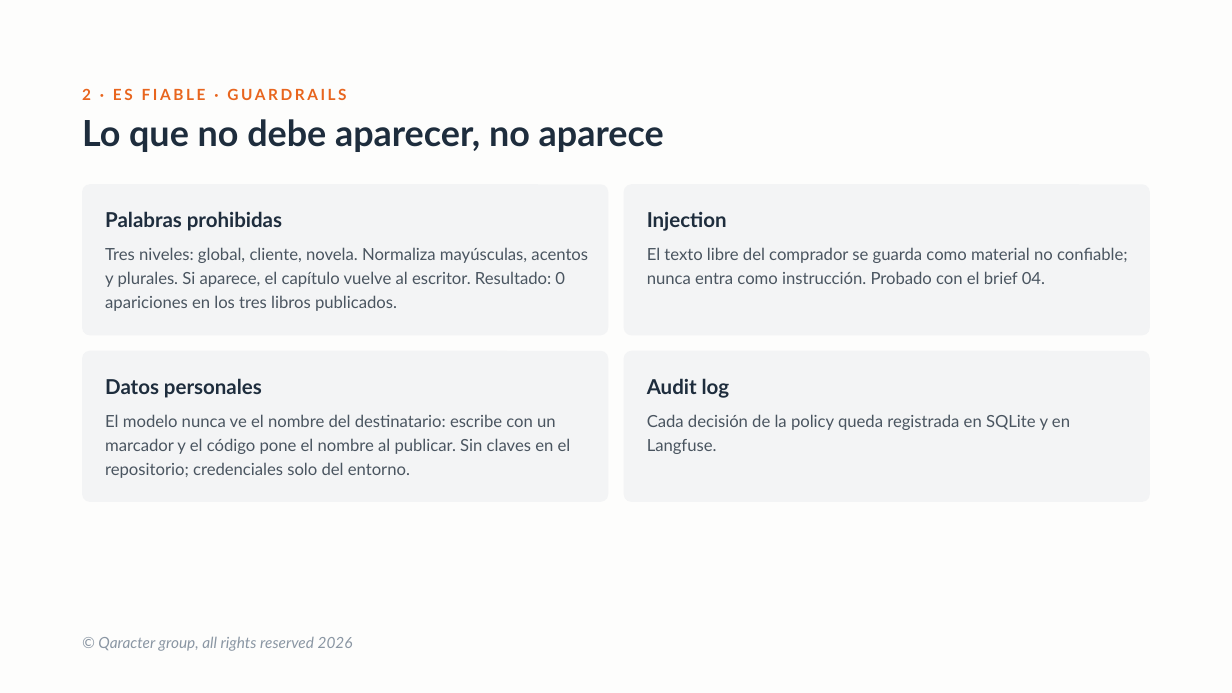
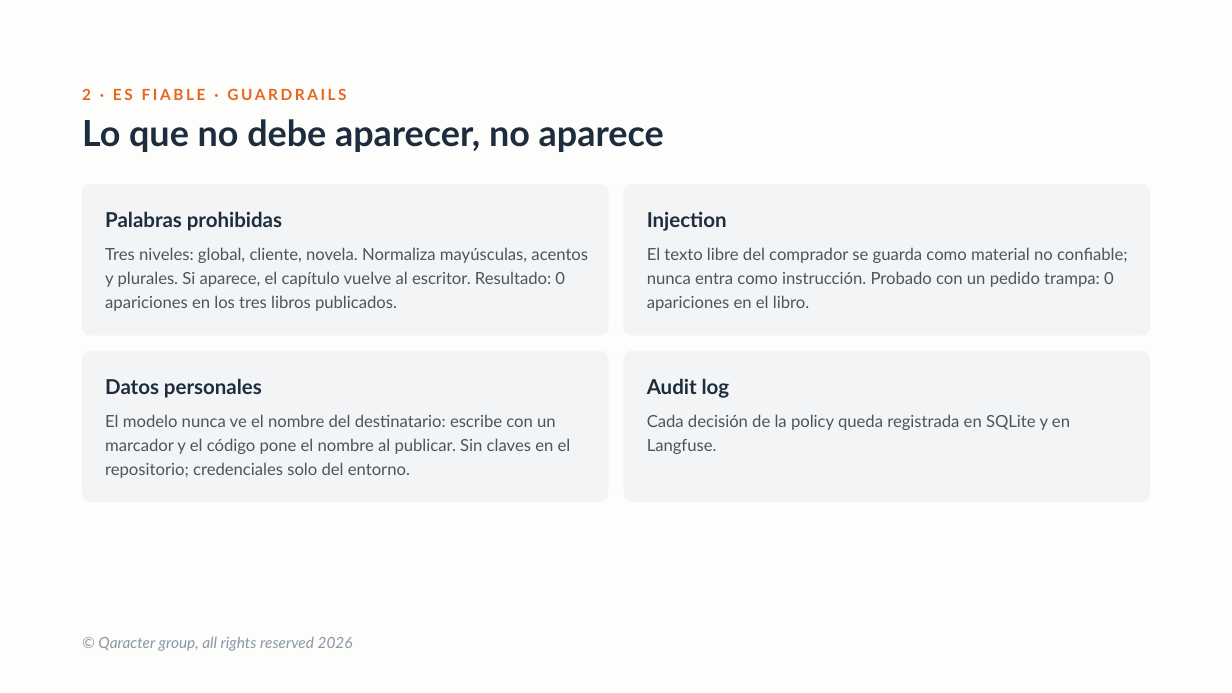
Before and after one commit to davidcalham12/My-story, a slide deck: slide 13 of presentacion/storymaker-deck.pptx (slide 14 before the commit). Drawn at 1232x693 pixels with LibreOffice and Linux fonts; fonts in the diff are those of the drawing. Boxes give left, top, right and bottom in pixels: in the first picture for what was removed or moved away, otherwise in the second. Text is boxed around its words. In the diff, an @@ line names an element or a change of style, - is before the commit and + after.

```diff
--- a/presentacion/storymaker-deck.pptx
+++ b/presentacion/storymaker-deck.pptx
@@ text at <box>647,247,1128,311</box>: text changed @@
-El texto libre del comprador se guarda como material no confiable; nunca entra como instrucción. Probado con el brief 04.
+El texto libre del comprador se guarda como material no confiable; nunca entra como instrucción. Probado con un pedido trampa: 0 apariciones en el libro.
```
Also in this commit, not shown: 2 other slides changed, 1 slide removed.
